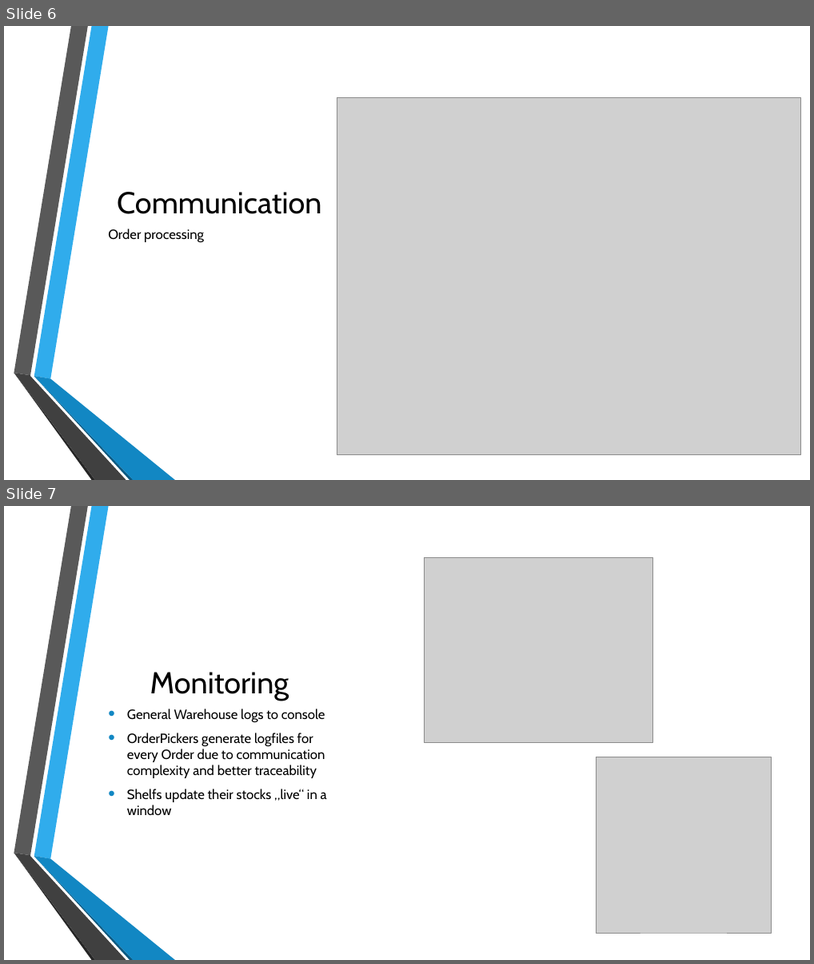
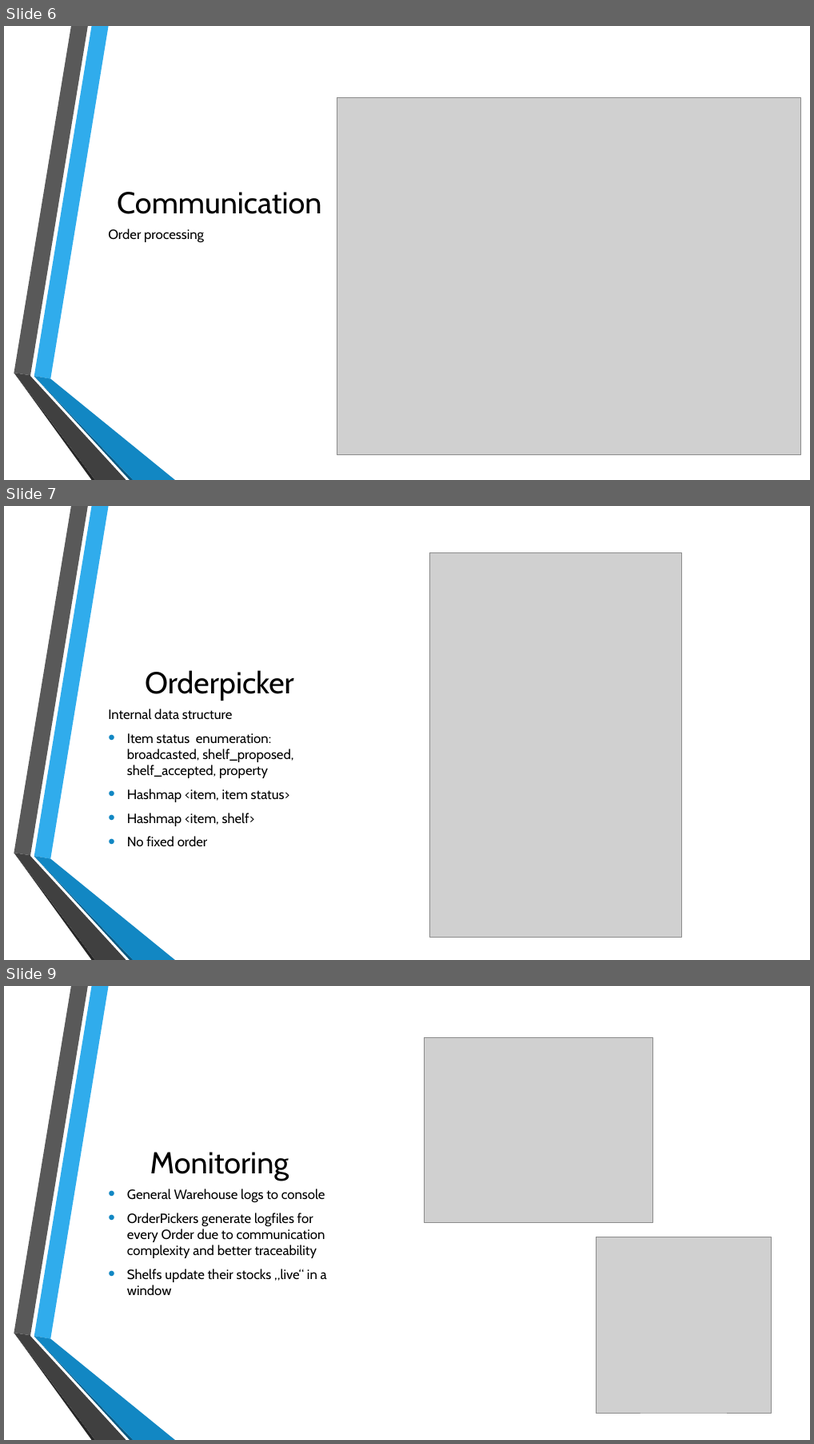
Before and after one commit to autarchprinceps/Multiagent-Warehouse, a slide deck: Documentation/Präsentation.pptx. Shown one above the other, each under a label of ours: slides 6 and 7 before the commit, slides 6, 7 and 9 after it; the slides between them are not shown. The pictures are 814x964 and 814x1444 pixels, drawn with LibreOffice and Linux fonts; fonts in the diff are those of the drawing; grey boxes stand for pictures; background and template pictures are left out. Boxes give left, top, right and bottom in pixels: in the first picture for what was removed or moved away, otherwise in the second. Text is boxed around its words. In the diff, an @@ line names an element or a change of style, - is before the commit and + after.

```diff
--- a/Documentation/Präsentation.pptx
+++ b/Documentation/Präsentation.pptx
@@ slide 7 added at (4, 506, 810, 960), background picture (left out); not listed: 6 template elements that a slide beside it also shows @@
@@ picture added at (430, 552, 682, 936) @@
@@ title added at (145, 670, 294, 700), 36 pt, text #000000 @@
+Orderpicker
@@ text added at (108, 708, 294, 846), 16 pt, text #000000 @@
+Internal data structure
+• Item status enumeration: broadcasted, shelf_proposed, shelf_accepted, property
+• Hashmap <item, item status>
+• Hashmap <item, shelf>
+• No fixed order
@@ what was slide 7 is now slide 9 @@
```
Also in this commit, not shown: 2 slides changed, 2 other slides added, 2 other files.
